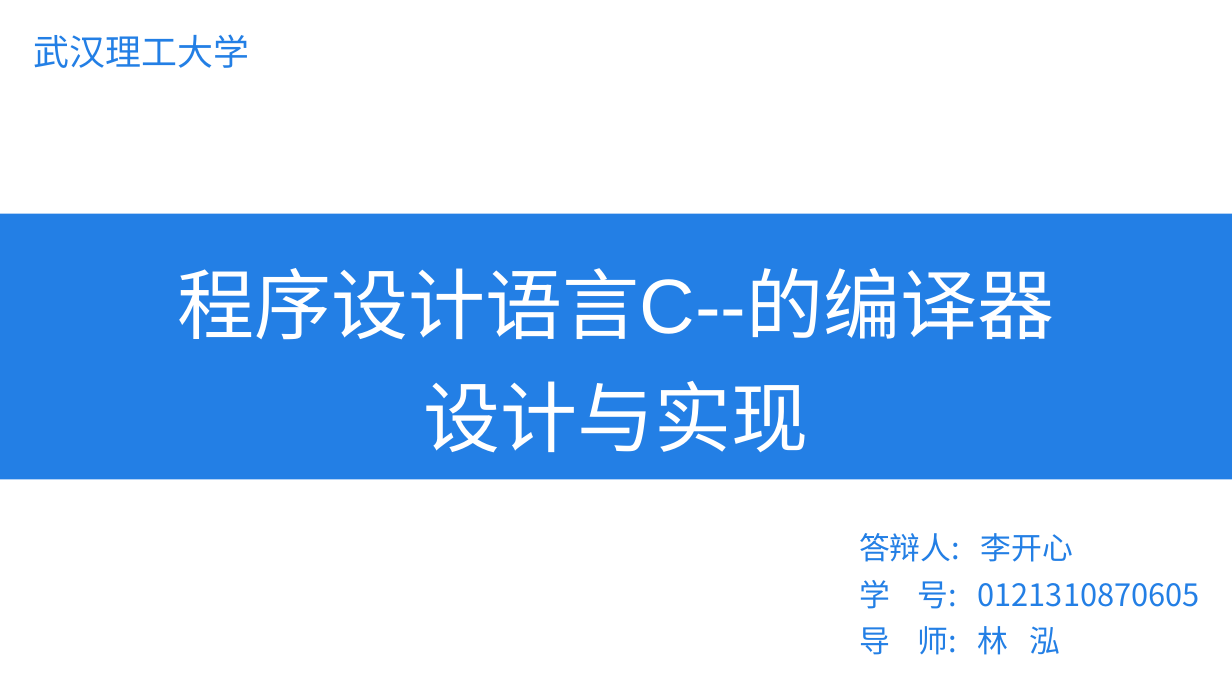
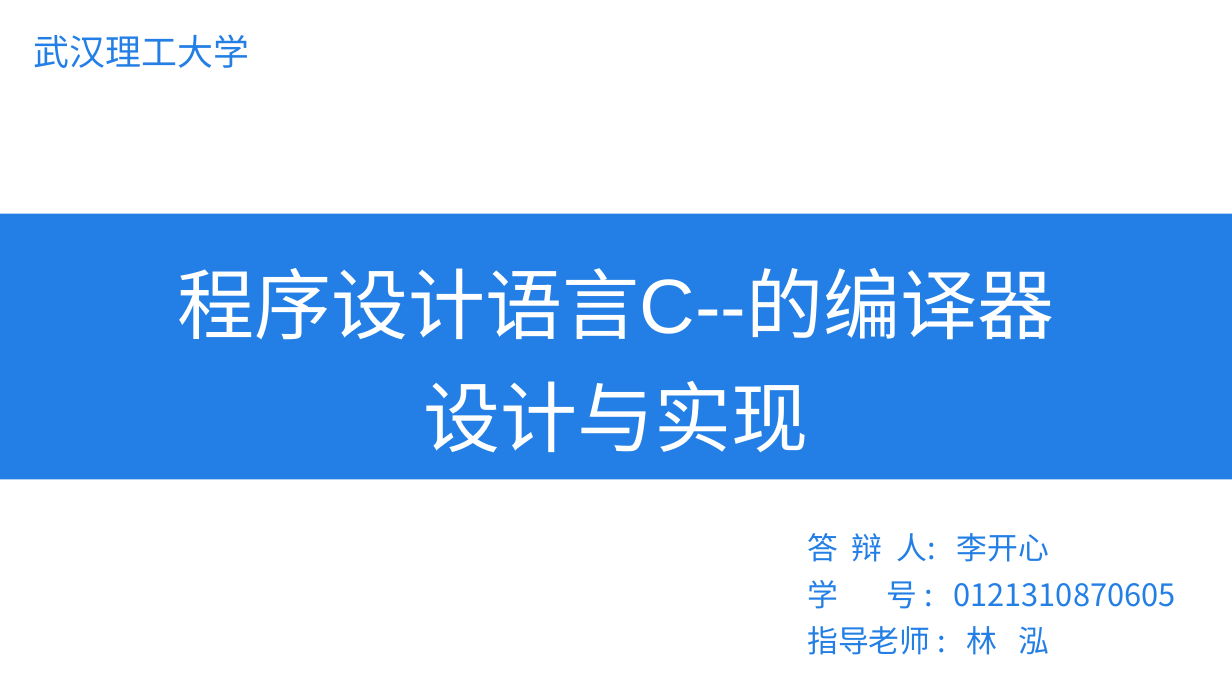
Before and after one commit to kkli28/cc, a slide deck: slide 1 of 论文相关/答辩ppt.pptx. Drawn at 1232x693 pixels with LibreOffice and Linux fonts; fonts in the diff are those of the drawing. Boxes give left, top, right and bottom in pixels: in the first picture for what was removed or moved away, otherwise in the second. Text is boxed around its words. In the diff, an @@ line names an element or a change of style, - is before the commit and + after.

Commit message:
update

```diff
--- a/论文相关/答辩ppt.pptx
+++ b/论文相关/答辩ppt.pptx
@@ text at <box>807,533,1175,655</box>: text changed @@
-答辩人: 李开心
-学 号: 0121310870605
-导 师: 林 泓
+答 辩 人: 李开心
+学 号 : 0121310870605
+指导老师 : 林 泓
```
